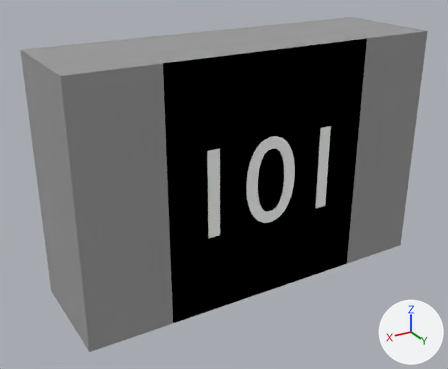
Two versions of the Blender file Pcb/Resistors/Smd_0805/3D_View/150R_0805.blend, one commit apart.
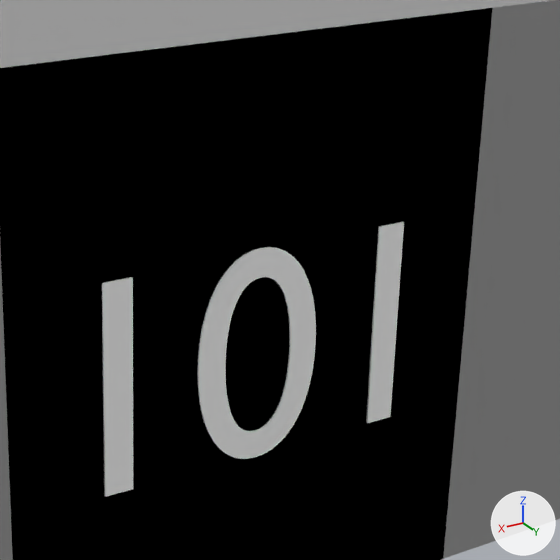
There are two pictures of each version: one whole from a 50 mm camera at (0.695, 1.221, 0.501) aimed at (0.038, 0.126, -0.046), one close up on the part from 37% to 88% of the width and 10% to 72% of the height. The axes (+X, +Y, +Z) are drawn at lower right. The lights are the same throughout.

Objects in the first close-up: 'ShapeIndexedFaceSet.001', 'ShapeIndexedFaceSet.002', 'Text'.
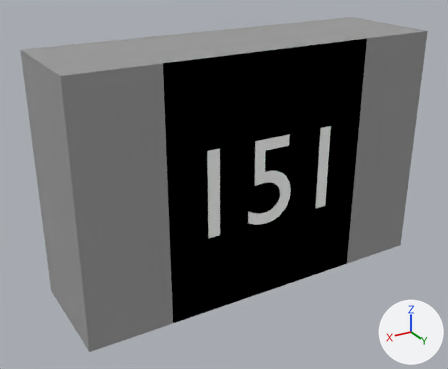
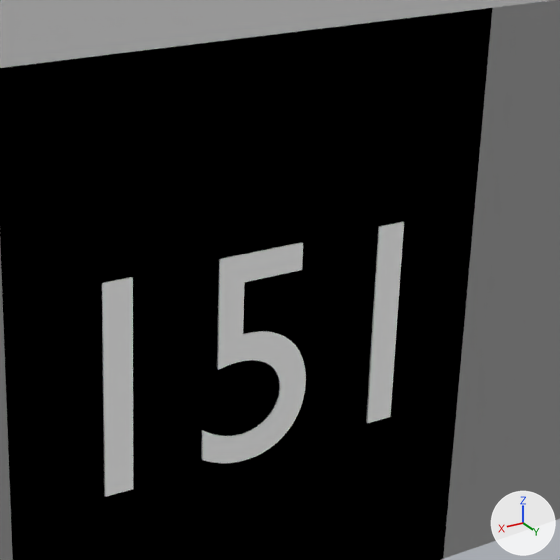
Where the change shows, as pixel boxes (x1, y1, x2, y2) in the close-ups (560 x 560 px):
'Text', text changed: (102, 222, 404, 497) in both

The change, as a list of edits to the scene's bpy script:
```text
Change txt_text:
    txt_text.body: '101' -> '151'
```
